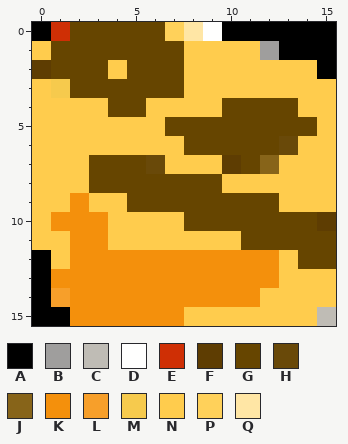
A pixel-art sprite gets an edit: thonk_icon/to_16.png. Above: the version before the commit.
The file is 16x16 pixels. Colours within 5 levels of each other are drawn and written as one.
Palette (. is transparent): A #000000  B #9f9e9d  C #bfbcb5  D #fffffe  E #cf2f05  F #5e3d02  G #664500  H #694909  J #876419  K #f4900c  L #f79f2a  M #f6ca4d  N #ffcc4d  P #ffd15a  Q #ffe6a5
Once edited:
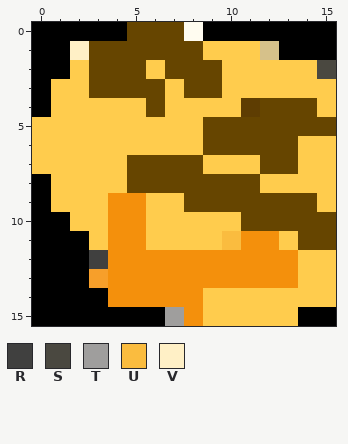
Colours new in this view: R #40403f  S #4a4840  T #9f9e9d  U #fabc3f  V #fff0c6
What changed:
{"colour":"B","old":"#9f9e9d","new":"#d6c18a"}
{"colour":"Q","old":"#ffe6a5","new":"#fffcf0"}
{"y":0,"x":1,"old":"EGGG","new":"AAAA"}
{"y":0,"x":7,"old":"P","new":"G"}
{"y":0,"x":9,"old":"D","new":"A"}
{"y":1,"x":0,"old":"NGG","new":"AAV"}
{"y":1,"x":8,"old":"N","new":"G"}
{"y":2,"x":0,"old":"FGG","new":"AAN"}
{"y":2,"x":4,"old":"N","new":"G"}
{"y":2,"x":6,"old":"G","new":"N"}
{"y":2,"x":8,"old":"NN","new":"GG"}
{"y":2,"x":15,"old":"A","new":"S"}
{"y":3,"x":0,"old":"NMG","new":"ANN"}
{"y":3,"x":7,"old":"GNN","new":"NGG"}
{"y":4,"x":0,"old":"N","new":"A"}
{"y":4,"x":4,"old":"GGN","new":"NNG"}
{"y":4,"x":10,"old":"GG","new":"NF"}
{"y":4,"x":14,"old":"N","new":"G"}
{"y":5,"x":7,"old":"GG","new":"NN"}
{"y":5,"x":15,"old":"N","new":"G"}
{"y":6,"x":8,"old":"G","new":"N"}
{"y":6,"x":13,"old":"H","new":"G"}
{"y":7,"x":3,"old":"GG","new":"NN"}
{"y":7,"x":6,"old":"HNN","new":"GGG"}
{"y":7,"x":10,"old":"FGJN","new":"NNGG"}
{"y":8,"x":0,"old":"N","new":"A"}
{"y":8,"x":3,"old":"GG","new":"NN"}
{"y":8,"x":10,"old":"NN","new":"GG"}
{"y":9,"x":0,"old":"N","new":"A"}
{"y":9,"x":2,"old":"K","new":"N"}
{"y":9,"x":4,"old":"NGGG","new":"KKNN"}
{"y":9,"x":13,"old":"NN","new":"GG"}
{"y":10,"x":0,"old":"NKKKNN","new":"AANNKK"}
{"y":10,"x":8,"old":"GGG","new":"NNN"}
{"y":10,"x":15,"old":"F","new":"G"}
{"y":11,"x":0,"old":"NNKKNN","new":"AAANKK"}
{"y":11,"x":10,"old":"NGGG","new":"UKKN"}
{"y":12,"x":1,"old":"NKK","new":"AAR"}
{"y":12,"x":13,"old":"NGG","new":"KNN"}
{"y":13,"x":1,"old":"KKK","new":"AAL"}
{"y":13,"x":13,"old":"N","new":"K"}
{"y":14,"x":1,"old":"LKK","new":"AAA"}
{"y":14,"x":9,"old":"KKK","new":"NNN"}
{"y":15,"x":2,"old":"KKKKKKN","new":"AAAAATK"}
{"y":15,"x":14,"old":"NC","new":"AA"}
{"label":"changed","picture_box":[32,22,336,326]}
